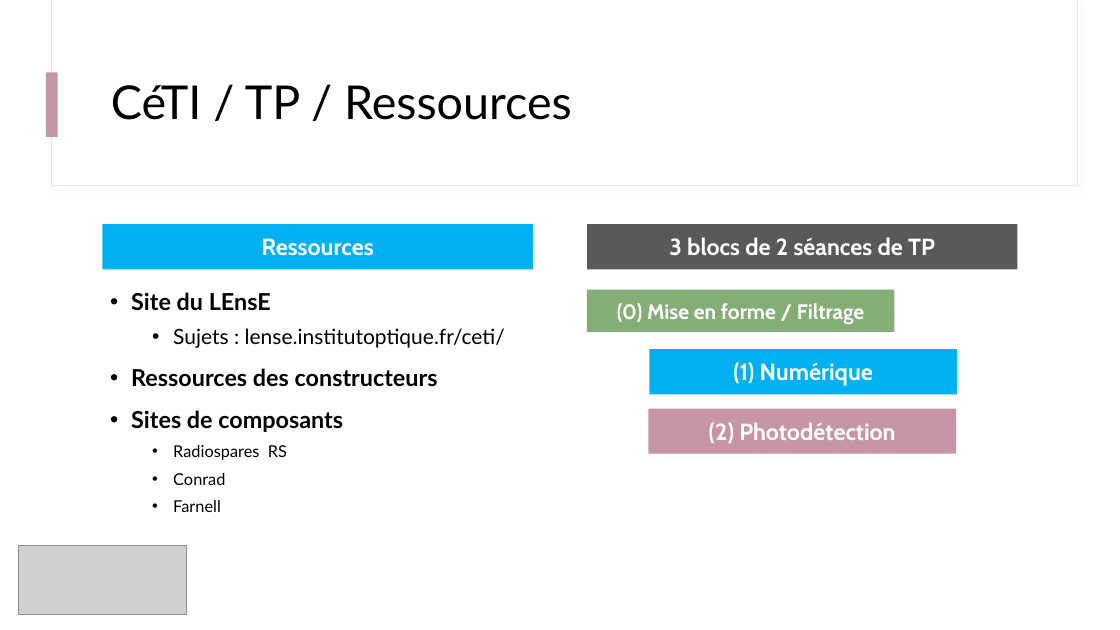
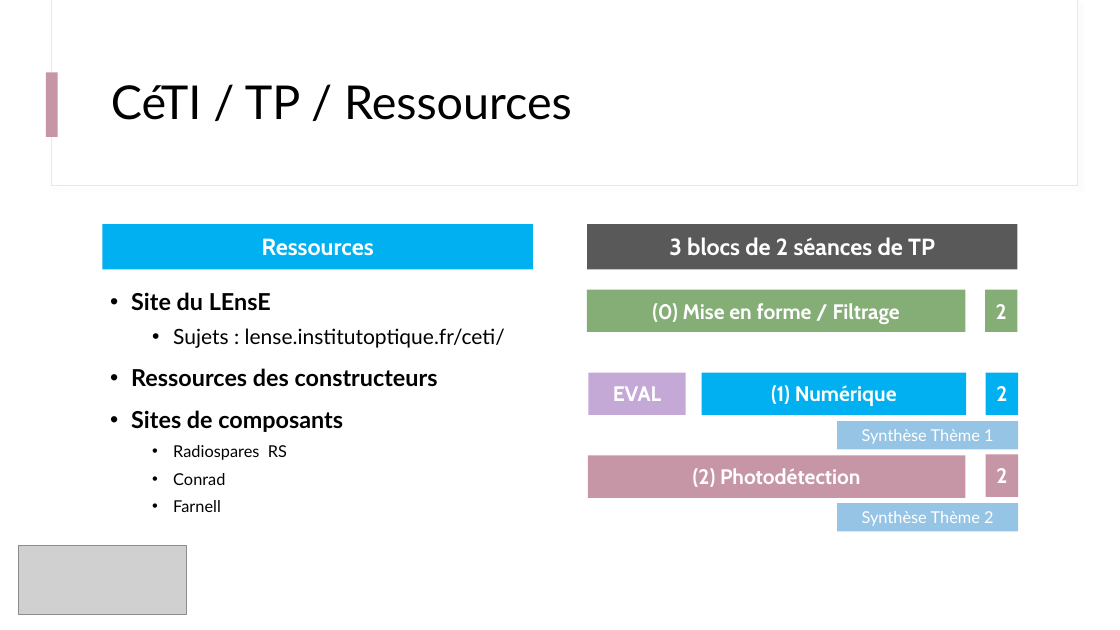
Before and after one commit to IOGS-Digital-Methods/semester-5, a slide deck: slide 8 of CeTI/b0_intro/B0_1_CeTI_TP.pptx. Drawn at 1120x630 pixels with LibreOffice and Linux fonts; fonts in the diff are those of the drawing; grey boxes stand for pictures. Boxes give left, top, right and bottom in pixels: in the first picture for what was removed or moved away, otherwise in the second. Text is boxed around its words. In the diff, an @@ line names an element or a change of style, - is before the commit and + after.

```diff
--- a/CeTI/b0_intro/B0_1_CeTI_TP.pptx
+++ b/CeTI/b0_intro/B0_1_CeTI_TP.pptx
@@ rectangle "(0) Mise en forme / ..." resized from (x1=587, y1=290, x2=895, y2=332) to (x1=587, y1=290, x2=966, y2=332) @@
@@ rectangle added at (x1=986, y1=290, x2=1018, y2=332), fill #85AD76, 18 pt, text #FFFFFF, bold @@
+2
@@ rectangle added at (x1=589, y1=373, x2=686, y2=415), fill #7030A0 at 41% opacity, 18 pt, text #FFFFFF, bold @@
+EVAL
@@ rectangle "(1) Numérique" resized from (x1=649, y1=350, x2=957, y2=395) to (x1=702, y1=373, x2=966, y2=415) @@
@@ rectangle "(1) Numérique" at (x1=702, y1=373, x2=966, y2=415): size 20 to 18 pt @@
@@ rectangle added at (x1=986, y1=373, x2=1018, y2=415), fill #00B0F0, 18 pt, text #FFFFFF, bold @@
+2
@@ rectangle added at (x1=838, y1=421, x2=1018, y2=450), fill #0070C0 at 41% opacity, 14 pt, text #FFFFFF @@
+Synthèse Thème 1
@@ rectangle "(2) Photodétection" at (x1=588, y1=455, x2=966, y2=497): size 20 to 18 pt @@
@@ rectangle "(2) Photodétection" resized from (x1=649, y1=408, x2=956, y2=454) to (x1=588, y1=455, x2=966, y2=497) @@
@@ rectangle added at (x1=986, y1=455, x2=1018, y2=497), fill #C696A7, 18 pt, text #FFFFFF, bold @@
+2
@@ rectangle added at (x1=838, y1=503, x2=1018, y2=532), fill #0070C0 at 41% opacity, 14 pt, text #FFFFFF @@
+Synthèse Thème 2
```
Also in this commit, not shown: 2 other files.
